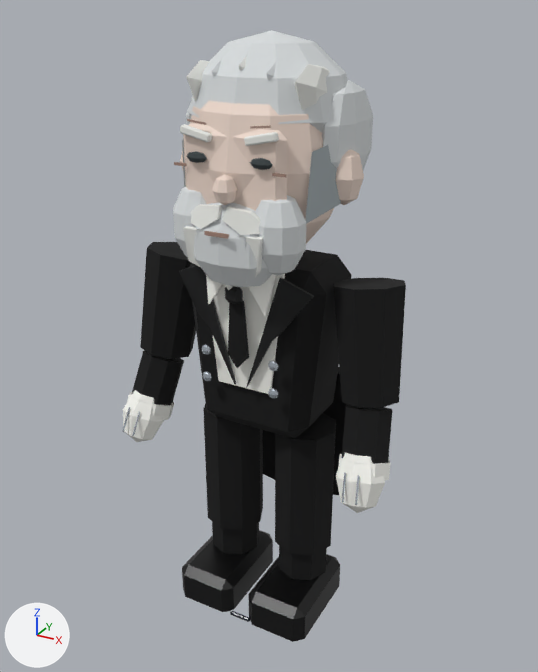
A saved change to the glTF model src/game/models/castle/leisure/elder-servant.glb.
The view is the same before and after, from a 50 mm lens placed at (1.21, -2.21, 2.26), pointed at (0.0, 0.01, 1.16). Lighting does not change. The marker at lower left points along +X, +Y and +Z. The older version comes first. Where no turn or scale is listed for an object, it has been applied to the vertices.

Objects in the first picture: 'Fitted black tailcoat torso', 'Open face', 'Servant head', 'Swept back silver hair crown', 'White dress shirt', 'left boot', 'left forearm', 'left rolled linen cuff', 'left tailcoat sleeve', 'left trouser', 'right boot', 'right forearm', 'right rolled linen cuff', 'right tailcoat sleeve', 'right trouser' and 48 more.
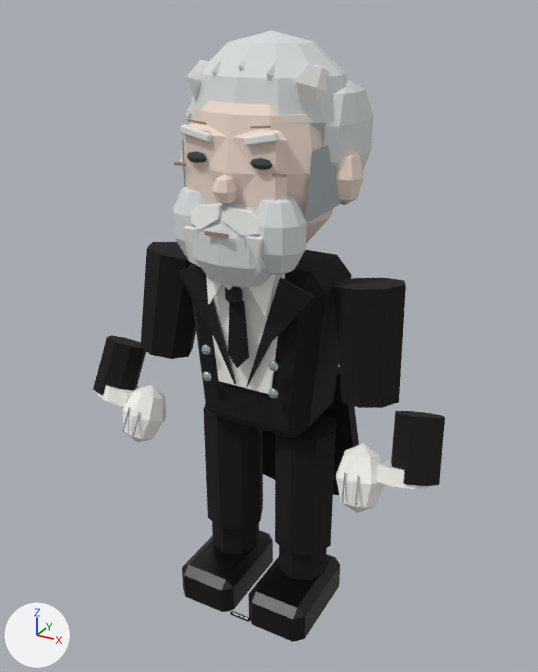
Commit message: Update leisure servant models

Boxes [x1, y1, x2, y2] around the edits, measured in the pictures (538 x 672 px):
'right forearm', moved
    before: [342, 404, 392, 464]
    after: [391, 411, 445, 486]
'left forearm', moved
    before: [132, 350, 184, 405]
    after: [93, 336, 146, 395]
'right rolled linen cuff', moved
    before: [338, 454, 391, 480]
    after: [376, 460, 430, 489]
'left rolled linen cuff', moved
    before: [127, 392, 175, 420]
    after: [98, 385, 140, 407]

The edits, one by one:
Object 'left forearm' (ob_left_forearm) moves from (-0.444, -0.113, 0.909) to (-0.623, -0.113, 0.931).
Object 'left rolled linen cuff' (ob_left_rolled_linen_cuff) moves from (-0.455, -0.148, 0.822) to (-0.594, -0.148, 0.839).
Object 'right forearm' (ob_right_forearm) moves from (0.444, -0.113, 0.909) to (0.623, -0.113, 0.931).
Object 'right rolled linen cuff' (ob_right_rolled_linen_cuff) moves from (0.455, -0.148, 0.822) to (0.594, -0.148, 0.839).
